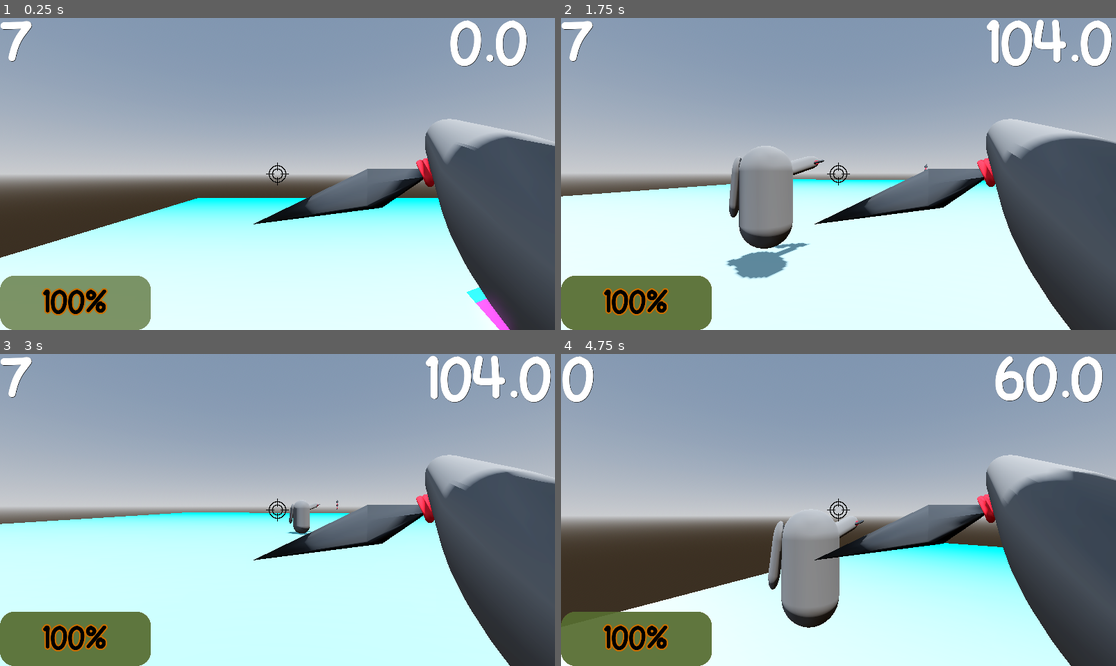
Above: before the commit, frames 1-4 (two rows, left to right).
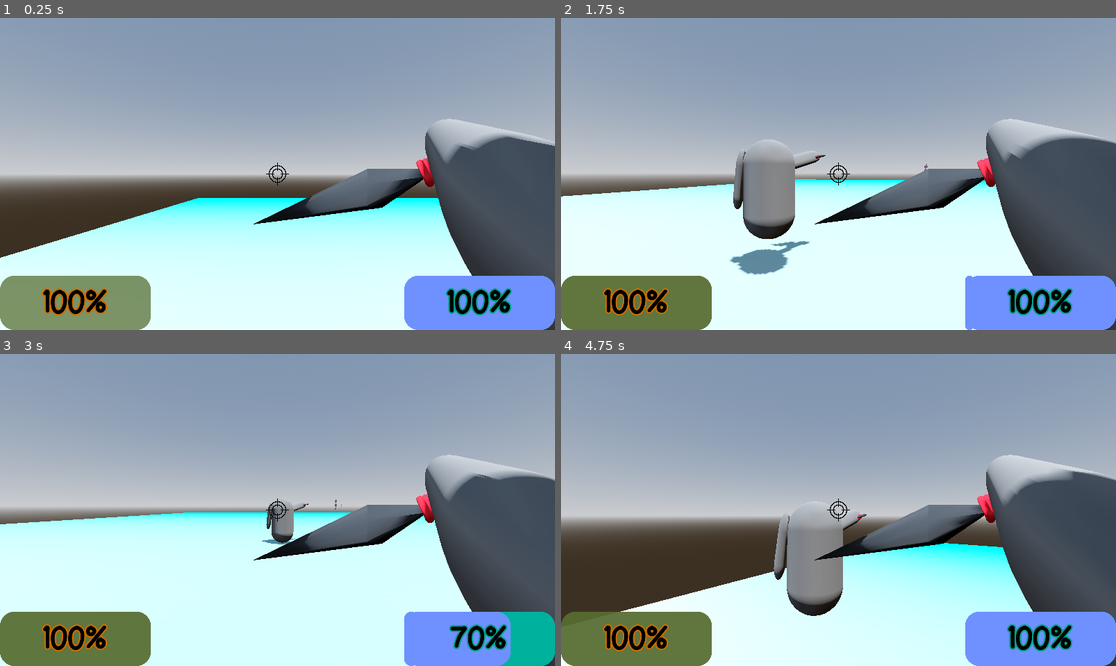
Above: after the commit, the same moments.

Repository: hasofit/NARUTO-FPS-LES-GO
Game: Godot game, scene res://scenes/world.tscn
Same seed, same stepped clock (60 frames per second), same inputs: the game is played once before the commit and once after it.
Inputs (mouse positions are in pixels of both pictures, inside the frame that each line leads up to):
- Up to frame 1 (0.25 s): no input
- Up to frame 2 (1.75 s): move the mouse to (866, 174) at 0.52 s; hold Q (ShadowClone) 0.53-1.28 s; hold W (move_forward) from 0.53 s (still down); tap F (Kunai Wall) at 0.6 s; tap Space (jump) at 0.77, 1.52 s; move the mouse to (810, 174) at 1.27 s; tap Q (ShadowClone) at 1.35 s; tap K (Start, bound only before the commit) at 1.55 s
- Up to frame 3 (3 s): keep holding W (move_forward); move the mouse to (288, 503) at 2.02 s; tap K (Start, bound only before the commit) at 2.1 s; tap E (slow time, bound only after the commit) at 2.3, 2.85 s; move the mouse to (271, 516) at 2.77 s
- Up to frame 4 (4.75 s): keep holding W (move_forward); tap Space (jump) at 3.02, 3.77, 4.52 s; tap F (Kunai Wall) at 3.05, 3.6 s; move the mouse to (877, 513) at 3.52 s; hold Q (ShadowClone) 3.53-4.28 s; tap R (restart) at 4.15 s; move the mouse to (794, 506) at 4.27 s; tap Q (ShadowClone) at 4.35 s; tap K (Start, bound only before the commit) at 4.55 s

The runs differ from the first frame. In frame 1, 5.8% of the frame differs, in the area x 0-100%, y 0-100%; in frame 2, 8.4%; in frame 3, 7.7%; in frame 4, 8.3%.
Error before the commit: Cannot call method 'start' on a null value. (res://scripts/player.gd:104)

Commit message:
added mana system

Diff:
--- a/project.godot
+++ b/project.godot
@@ -87,9 +87,9 @@
 "events": [Object(InputEventKey,"resource_local_to_scene":false,"resource_name":"","device":-1,"window_id":0,"alt_press …(192 unchanged characters)…
 ]
 }
-Start={
+"slow time"={
 "deadzone": 0.2,
-"events": [Object(InputEventKey,"resource_local_to_scene":fa …(140 unchanged characters)… d":false,"keycode":0,"physical_keycode":75,"key_label":0,"unicode":107,"location":0,"echo":false,"script":null)
+"events": [Object(InputEventKey,"resource_local_to_scene":fa …(140 unchanged characters)… d":false,"keycode":0,"physical_keycode":69,"key_label":0,"unicode":101,"location":0,"echo":false,"script":null)
 ]
 }
 
--- a/scenes/player.tscn
+++ b/scenes/player.tscn
@@ -148,6 +148,20 @@
 corner_radius_bottom_right = 50
 corner_radius_bottom_left = 50
 
+[sub_resource type="StyleBoxFlat" id="StyleBoxFlat_tuyoq"]
+bg_color = Color(1.82897e-06, 0.695558, 0.618971, 1)
+corner_radius_top_left = 50
+corner_radius_top_right = 50
+corner_radius_bottom_right = 50
+corner_radius_bottom_left = 50
+
+[sub_resource type="StyleBoxFlat" id="StyleBoxFlat_fjrip"]
+bg_color = Color(0.432544, 0.569902, 1, 1)
+corner_radius_top_left = 50
+corner_radius_top_right = 50
+corner_radius_bottom_right = 50
+corner_radius_bottom_left = 50
+
 [sub_resource type="StandardMaterial3D" id="StandardMaterial3D_tuyoq"]
 albedo_color = Color(0, 0, 0, 1)
 
@@ -201,7 +215,7 @@
 
 [node name="CanvasLayer" type="CanvasLayer" parent="."]
 
-[node name="ProgressBar" type="ProgressBar" parent="CanvasLayer" groups=["Damagbele"]]
+[node name="Health Bar" type="ProgressBar" parent="CanvasLayer" groups=["Damagbele"]]
 anchors_preset = 2
 anchor_top = 1.0
 anchor_bottom = 1.0
@@ -217,6 +231,25 @@
 theme_override_styles/fill = SubResource("StyleBoxFlat_qlg0r")
 value = 100.0
 
+[node name="Mana Bar" type="ProgressBar" parent="CanvasLayer" groups=["Damagbele"]]
+anchors_preset = 3
+anchor_left = 1.0
+anchor_top = 1.0
+anchor_right = 1.0
+anchor_bottom = 1.0
+offset_left = -522.0
+offset_top = -188.0
+grow_horizontal = 0
+grow_vertical = 0
+theme_override_colors/font_color = Color(0, 0, 0, 1)
+theme_override_colors/font_outline_color = Color(0, 0.621552, 0.545462, 1)
+theme_override_constants/outline_size = 20
+theme_override_fonts/font = ExtResource("3_qhqgy")
+theme_override_font_sizes/font_size = 100
+theme_override_styles/background = SubResource("StyleBoxFlat_tuyoq")
+theme_override_styles/fill = SubResource("StyleBoxFlat_fjrip")
+value = 100.0
+
 [node name="TextureRect" type="TextureRect" parent="CanvasLayer"]
 anchors_preset = 8
 anchor_left = 0.5
@@ -275,6 +308,12 @@
 layers = 512
 material_override = SubResource("StandardMaterial3D_tuyoq")
 
+[node name="Slow" type="Timer" parent="."]
+wait_time = 5.0
+one_shot = true
+ignore_time_scale = true
+
 [connection signal="body_entered" from="Camera3D/Right Hand/Kunai" to="." method="_on_kunai_body_entered"]
 [connection signal="animation_finished" from="AnimationPlayer" to="." method="_on_animation_player_animation_finished"]
 [connection signal="timeout" from="DamageCooldown" to="." method="_on_damage_cooldown_timeout"]
+[connection signal="timeout" from="Slow" to="." method="_on_slow_timeout"]
--- a/scenes/world.tscn
+++ b/scenes/world.tscn
@@ -126,7 +126,7 @@
 material = SubResource("StandardMaterial3D_7r4gi")
 
 [node name="CSGBox3D17" type="CSGBox3D" parent="terrain/CSGBox3D14"]
-transform = Transform3D(1, 0, 0, 0, 1, 0, 0, 0, 1, -0.0224752, -0.0161615, -0.0156591)
+transform = Transform3D(1, 0, 0, 0, 1, 0, 0, 0, 1, -0.0224752, -0.0448267, -0.0156591)
 operation = 2
 use_collision = true
 size = Vector3(0.137192, 0.109516, 0.0395153)
@@ -249,42 +249,8 @@
 
 [node name="CanvasLayer" type="CanvasLayer" parent="."]
 
-[node name="Enemy count" type="Label" parent="CanvasLayer"]
-anchors_preset = 5
-anchor_left = 0.5
-anchor_right = 0.5
-offset_left = -951.0
-offset_top = -37.0
-offset_right = -842.0
-offset_bottom = 224.0
-grow_horizontal = 2
-theme_override_colors/font_shadow_color = Color(0, 0, 0, 1)
-theme_override_colors/font_outline_color = Color(0, 0, 0, 1)
-theme_override_font_sizes/font_size = 191
-text = "0"
-horizontal_alignment = 1
-vertical_alignment = 1
-
-[node name="Timer" type="Label" parent="CanvasLayer"]
-anchors_preset = 5
-anchor_left = 0.5
-anchor_right = 0.5
-offset_left = 681.0
-offset_top = -37.0
-offset_right = 790.0
-offset_bottom = 224.0
-grow_horizontal = 2
-theme_override_colors/font_shadow_color = Color(0, 0, 0, 1)
-theme_override_colors/font_outline_color = Color(0, 0, 0, 1)
-theme_override_font_sizes/font_size = 191
-text = "0"
-horizontal_alignment = 1
-vertical_alignment = 1
-
-[node name="Timer" type="Timer" parent="CanvasLayer/Timer"]
-wait_time = 60.0
-
 [node name="Enemies" type="Node3D" parent="."]
+unique_name_in_owner = true
 
 [node name="Test Dummy" parent="Enemies" node_paths=PackedStringArray("world") instance=ExtResource("2_rwgxs")]
 transform = Transform3D(1, 0, 0, 0, 1, 0, 0, 0, 1, -186.547, -16.264, 171.849)
@@ -315,7 +281,7 @@
 health = 3
 
 [node name="Test Dummy6" parent="Enemies" node_paths=PackedStringArray("world") instance=ExtResource("2_rwgxs")]
-transform = Transform3D(0.0187961, 0, -0.999823, 0, 1, 0, 0.999823, 0, 0.0187961, -203.496, -2.29178, 149.641)
+transform = Transform3D(0.0187961, 0, -0.999823, 0, 1, 0, 0.999823, 0, 0.0187961, -203.496, -5.86378, 149.641)
 lock_rotation = true
 world = NodePath("../..")
 health = 9
@@ -328,4 +294,9 @@
 SPEED = 15
 turn_time = 0.35
 
-[connection signal="timeout" from="CanvasLayer/Timer/Timer" to="Player" method="_on_timer_timeout"]
+[node name="Test Dummy8" parent="Enemies" node_paths=PackedStringArray("world") instance=ExtResource("2_rwgxs")]
+transform = Transform3D(-0.0230887, 0, -0.999733, 0, 1, 0, 0.999733, 0, -0.0230887, -209.892, 12.7939, 159.67)
+world = NodePath("../..")
+ai = true
+SPEED = 15
+turn_time = 0.35
--- a/scripts/kunai_proj.gd
+++ b/scripts/kunai_proj.gd
@@ -1,6 +1,6 @@
 extends RigidBody3D
 
-@onready var enemies: Node3D = $Enemies
+@onready var enemies: Node3D = %Enemies
 @onready var player: CharacterBody3D = $Player
 
 @export var damage: int = 20
@@ -28,7 +28,7 @@
 			if body.name == "Player":
 				get_tree().reload_current_scene()
 			else:
-				if body.get_parent() == enemies:
+				if (body.get_parent() == enemies):
 					player.enemies_count -= 1
 					player.enemy_count.text = player.enemies_count
 				body.queue_free()
--- a/scripts/player.gd
+++ b/scripts/player.gd
@@ -12,10 +12,8 @@
 @onready var throw_cd: Timer = Timer.new()
 @onready var wall_cd: Timer = Timer.new()
 @onready var kunai_wall: Node3D = $Kunai_Wall
-@onready var enemies: Node3D = $"../Enemies"
+@onready var enemies: Node3D = %Enemies
 @onready var enemy_count: Label = $"../CanvasLayer/Enemy count"
-@onready var timer: Timer = $"../CanvasLayer/Timer/Timer"
-@onready var timer_label: Label = $"../CanvasLayer/Timer"
 
 # --- Nodes ---
 @onready var animation_player: AnimationPlayer = $AnimationPlayer
@@ -28,7 +26,9 @@
 @onready var shadow_clone: Node3D = $ShadowClone
 @onready var shadow_clone_1_marker: Marker3D = $ShadowClone/ShadowClone1Marker
 @onready var shadow_clone_2_marker: Marker3D = $ShadowClone/ShadowClone2Marker
-@onready var HP_BAR: ProgressBar = $CanvasLayer/ProgressBar
+@onready var HP_BAR: ProgressBar = $"CanvasLayer/Health Bar"
+@onready var slow: Timer = $Slow
+@onready var mana_bar: ProgressBar = $"CanvasLayer/Mana Bar"
 
 # --- Movement config ---
 @export var base_speed: float = 7.0
@@ -49,18 +49,22 @@
 # --- Contact DPS config ---
 @export var damage_per_tick: int = 1
 @export var tick_interval: float = 0.2
+
+@export var mana = 100
+@export var max_mana = 100
+@export var mana_regen = 5
+
 var overlapping: Dictionary = {}  # Dictionary<Node3D, float>
 
 # --- Scenes ---
 const PLAYER_SCENE := preload("res://scenes/player.tscn")
 
 func _ready() -> void:
+
+	mana_bar.max_value = max_mana
+	mana_bar.value = mana
+
 	HP_BAR.max_value = health
-
-	if !Input.is_action_pressed("ShadowClone"):
-		for i in enemies.get_children():
-			enemies_count += 1
-			enemy_count.text = str(enemies_count)
 
 	Input.set_mouse_mode(Input.MOUSE_MODE_CAPTURED)
 
@@ -98,12 +102,25 @@
 		Input.set_mouse_mode(Input.MOUSE_MODE_VISIBLE)
 
 func _physics_process(delta: float) -> void:
+	mana_bar.value = mana
+	mana_bar.max_value = max_mana
+
+	if mana != max_mana:
+		mana += mana_regen * delta
+
+	if Input.is_action_just_pressed("slow time") and mana > 30:
+		mana -= 30
+		if Engine.time_scale == 1:
+			Engine.time_scale = 0.1
+			slow.start()
+		else:
+			mana += 30
+			Engine.time_scale = 1
+			slow.stop()
+
 	HP_BAR.value = health
 
-	if Input.is_action_just_pressed("Start"):
-		timer.start(enemies_count * 15)
-
-	if Input.is_action_just_pressed("ShadowClone"):
+	if Input.is_action_just_pressed("ShadowClone") and mana > 20:
 		for i in shadow_clone.get_children():
 			# Remove any previous clone(s) under this marker
 			if i.get_child_count() > 0:
@@ -113,12 +130,14 @@
 			# Spawn a fresh clone under the marker
 			New_Clone = PLAYER_SCENE.instantiate()
 			i.add_child(New_Clone)
+			mana -= 20
 
 	if Input.is_action_pressed("restart"):
+		Engine.time_scale = 1
 		get_tree().reload_current_scene()
 
 	# --- Throw inputs ---
-	if Input.is_action_just_pressed("Kunai Wall"):
+	if Input.is_action_just_pressed("Kunai Wall") and mana > 10:
 		_fire_kunai_wall()                # uses wall_cd
 
 	if Input.is_action_just_pressed("throw"):
@@ -287,6 +306,7 @@
 	for m in kunai_wall.get_children():
 		if m is Marker3D:
 			_spawn_from_marker(m as Marker3D)
+			mana -= 10
 	wall_cd.start(wall_cooldown)
 
 func _spawn_from_marker(m: Marker3D) -> void:
@@ -301,3 +321,7 @@
 
 func _on_timer_timeout() -> void:
 	get_tree().reload_current_scene()
+
+
+func _on_slow_timeout() -> void:
+	Engine.time_scale = 1
--- a/scripts/world.gd
+++ b/scripts/world.gd
@@ -1,11 +1 @@
 extends Node3D
-
-@onready var timer: Timer = $CanvasLayer/Timer/Timer
-@onready var timer_label: Label = $CanvasLayer/Timer
-@onready var player: CharacterBody3D = $Player
-
-func _physics_process(delta: float) -> void:
-	timer_label.text = str(floor(timer.time_left))
-	if player:
-		if player.enemies_count < 1:
-			timer.paused = true
Not shown: 1 places in scenes/player.tscn that only renumber resources
Not shown, changed: builds/index.html
Not shown, changed: builds/index.pck
Not shown, changed: builds/index.zip
